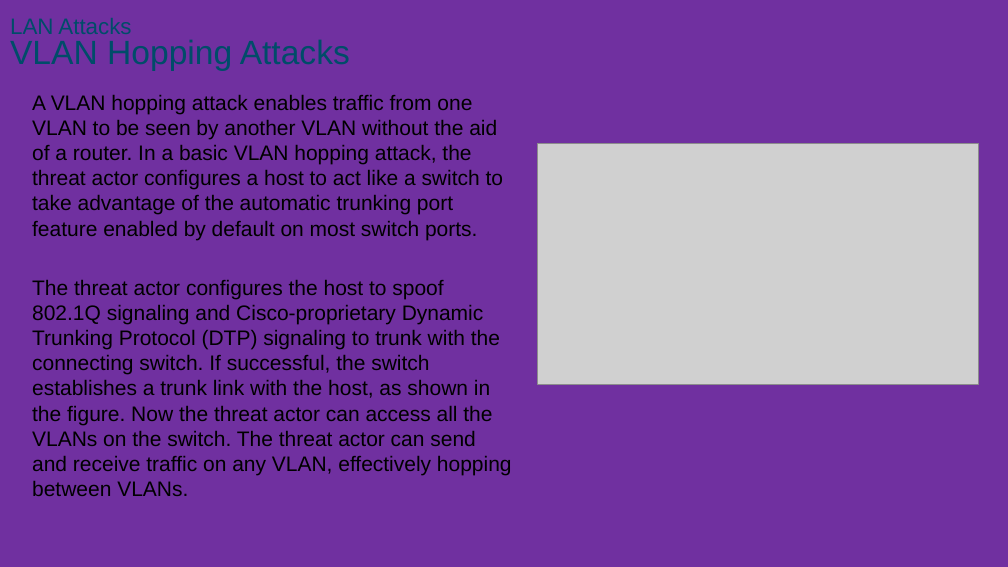
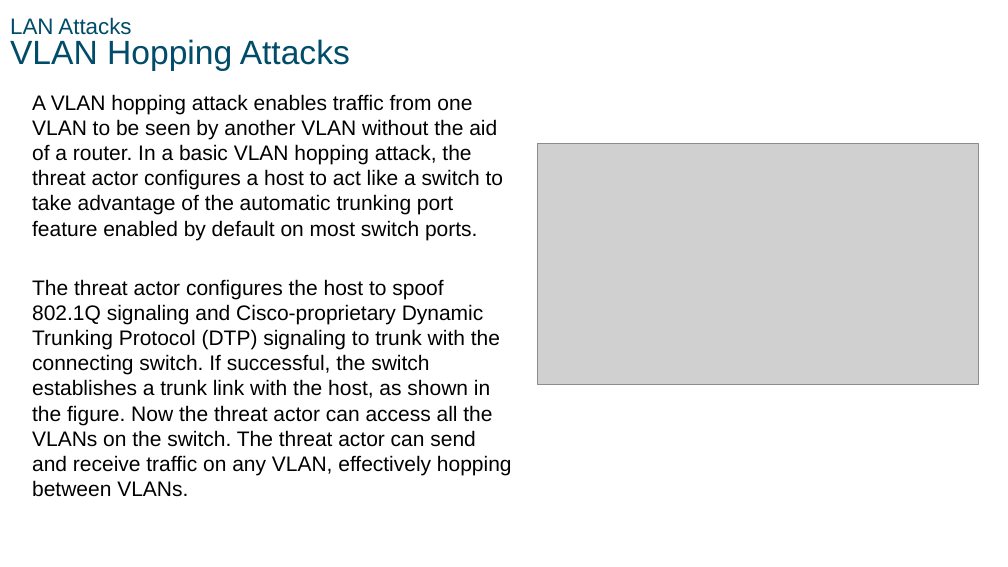
Before and after one commit to ECUbakers/PKH-2154, a slide deck: slide 7 of SRWE_Module_10_skb.pptx (slide 11 before the commit). Drawn at 1008x567 pixels with LibreOffice and Linux fonts; fonts in the diff are those of the drawing; grey boxes stand for pictures. Boxes give left, top, right and bottom in pixels: in the first picture for what was removed or moved away, otherwise in the second. Text is boxed around its words. In the diff, an @@ line names an element or a change of style, - is before the commit and + after.

```diff
--- a/SRWE_Module_10_skb.pptx
+++ b/SRWE_Module_10_skb.pptx
@@ background #7030A0 to #FFFFFF at 85% opacity @@
```
Also in this commit, not shown: 20 other slides changed, 1 slide added, 5 slides removed, 1 other file.
